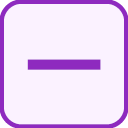
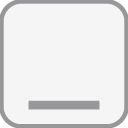
Revision of a layered w=128, h=128 image; what changed, layer by layer:
renamed "-" to "_", painted on it over [0,0,128,128]
